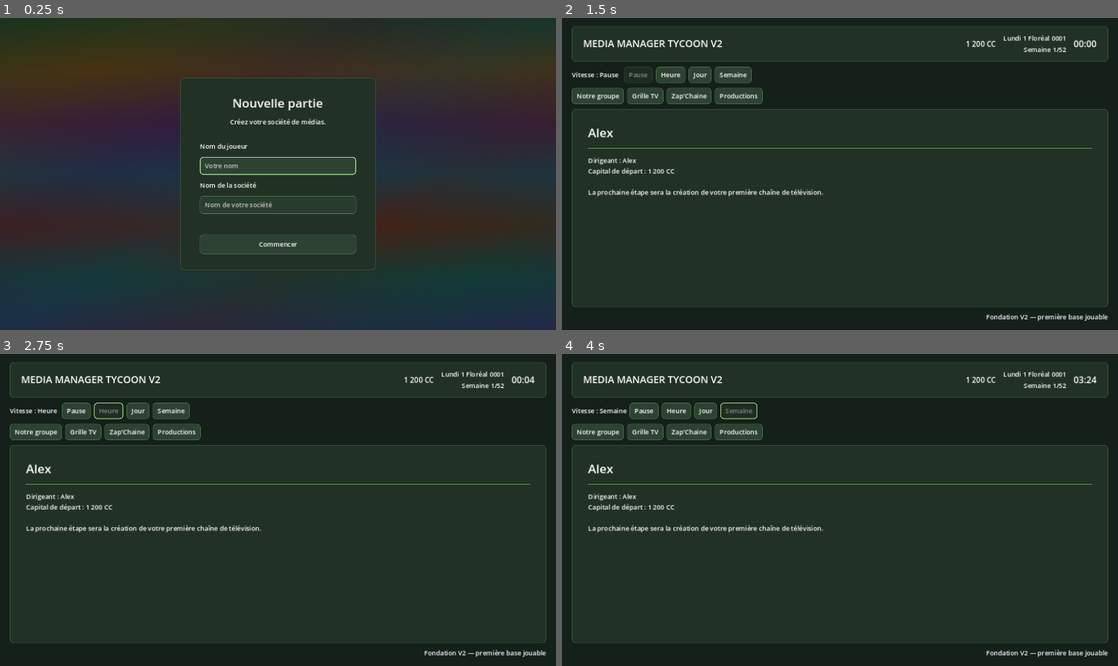
Above: before the commit, frames 1-4 (two rows, left to right).
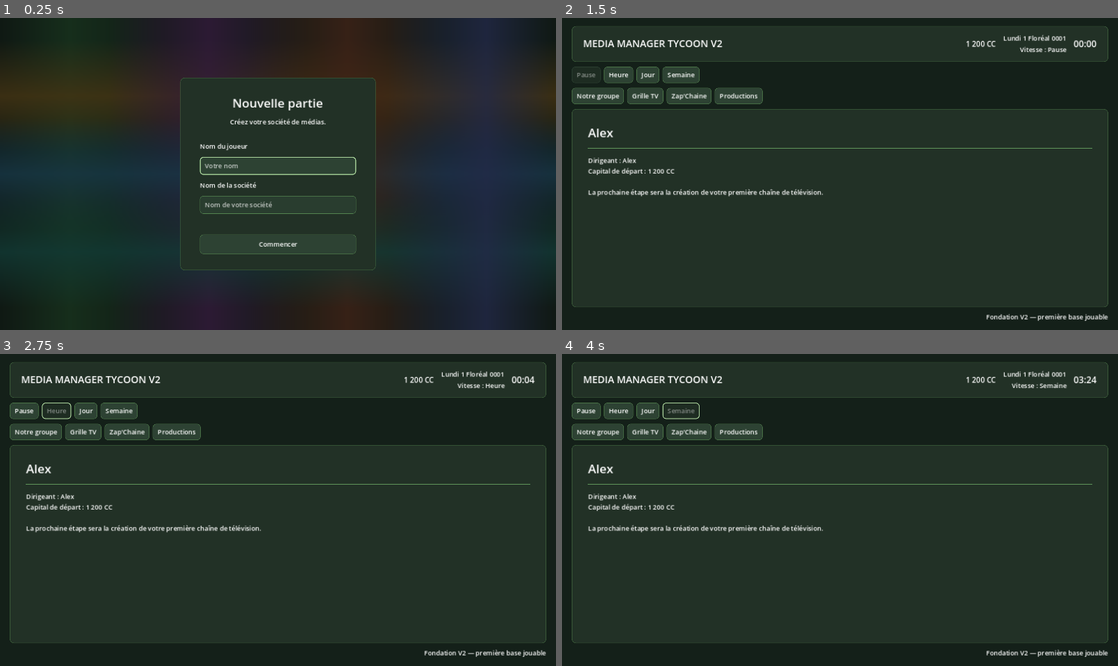
Above: after the commit, the same moments.

Repository: Adrienco69/MediaManagerTycoon_V2
Game: Godot game, scene res://scenes/main.tscn
Same seed, same stepped clock (60 frames per second), same inputs: the game is played once before the commit and once after it.
Inputs (mouse positions are in pixels of both pictures, inside the frame that each line leads up to):
- Up to frame 1 (0.25 s): no input
- Up to frame 2 (1.5 s): click (840, 164) at 0.52 s; type "Alex" at 0.6 s; click (840, 205) at 0.75 s; type "Alex" at 0.83 s; click "Commencer" at 1.25 s
- Up to frame 3 (2.75 s): click "Heure" at 2 s
- Up to frame 4 (4 s): click "Jour" at 2.75 s; click "Semaine" at 3.5 s

The runs differ from the first frame. In frame 1, 21% of the frame differs, in the area x 0-100%, y 0-100%; in frame 2, 1.1%; in frame 3, 1.2%; in frame 4, 1.1%.

Commit message:
Applique le fond alterné horizontal vertical et place la vitesse sous la date

Diff:
--- a/scripts/main.gd
+++ b/scripts/main.gd
@@ -1,6 +1,8 @@
 extends Control
 
 const UIThemeManagerScript = preload("res://scripts/ui/ui_theme_manager.gd")
+const StartScreenGradientScript = preload("res://scripts/ui/start_screen_gradient.gd")
+const TopBarLayoutScript = preload("res://scripts/ui/top_bar_layout.gd")
 
 @onready var background: ColorRect = $Background
 @onready var start_screen: Control = %StartScreen
@@ -12,6 +14,7 @@
 
 @onready var game_title: Label = $GameUI/RootVBox/TopBar/TopMargin/TopHBox/GameTitle
 @onready var credits_label: Label = %CreditsLabel
+@onready var date_container: VBoxContainer = $GameUI/RootVBox/TopBar/TopMargin/TopHBox/DateVBox
 @onready var date_label: Label = %DateLabel
 @onready var week_label: Label = %WeekLabel
 @onready var time_label: Label = %TimeLabel
@@ -28,6 +31,8 @@
 
 
 func _ready() -> void:
+	_setup_start_screen_gradient()
+	TopBarLayoutScript.place_speed_under_date(speed_label, week_label, date_container)
 	_connect_game_signals()
 	_connect_buttons()
 	_refresh_all()
@@ -36,6 +41,22 @@
 		_show_game_ui()
 	else:
 		_show_start_screen()
+
+
+func _setup_start_screen_gradient() -> void:
+	var old_vertical: CanvasItem = start_screen.get_node_or_null("MonthGradient") as CanvasItem
+	var old_diagonal: CanvasItem = start_screen.get_node_or_null("MonthGradientDiagonal") as CanvasItem
+
+	if old_vertical != null:
+		old_vertical.visible = false
+	if old_diagonal != null:
+		old_diagonal.visible = false
+
+	var gradient_layer: Control = StartScreenGradientScript.new() as Control
+	gradient_layer.name = "AlternatingMonthGradient"
+	start_screen.add_child(gradient_layer)
+	gradient_layer.set_anchors_and_offsets_preset(Control.PRESET_FULL_RECT)
+	start_screen.move_child(gradient_layer, 0)
 
 
 func _connect_game_signals() -> void:
